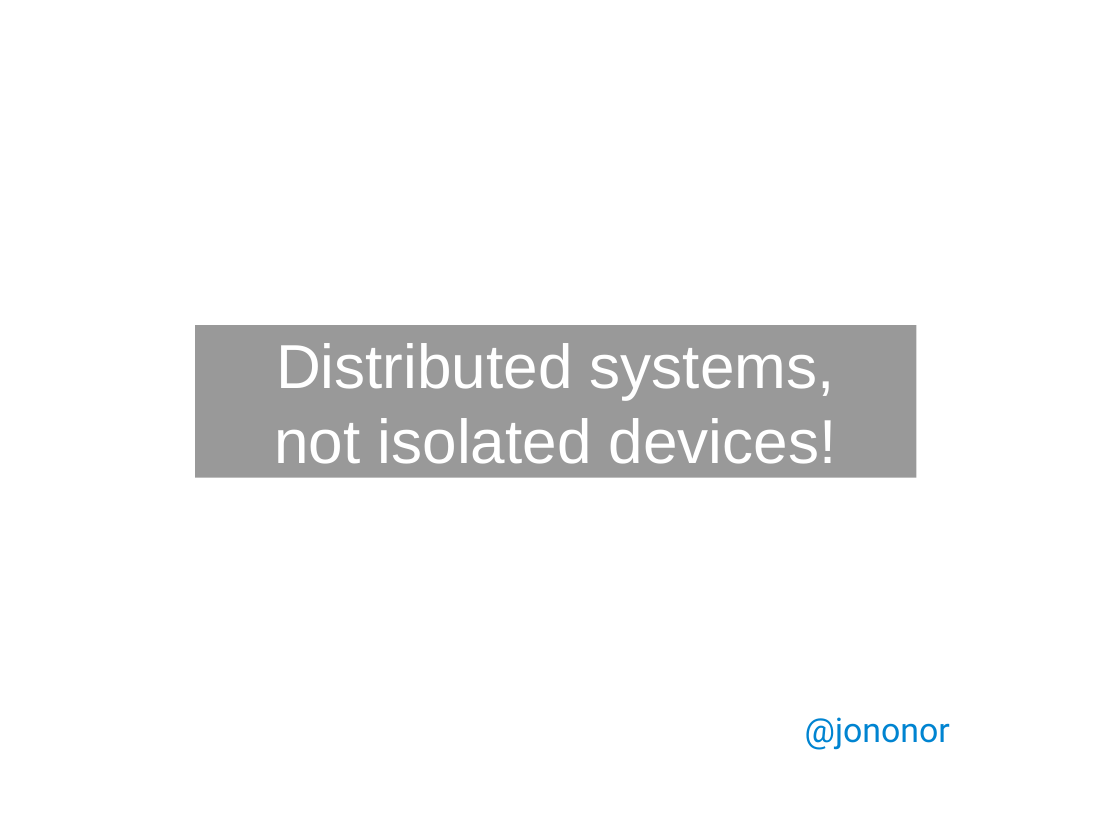
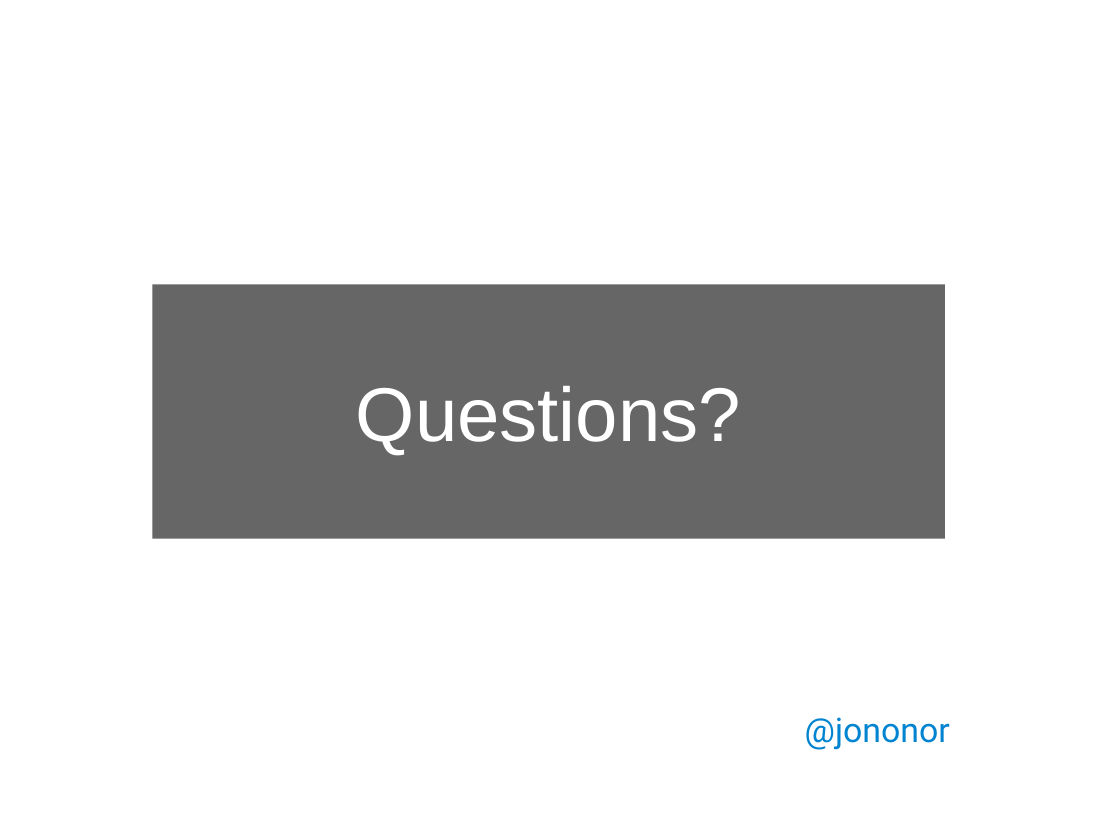
Before and after one commit to msgflo/msgflo, a slide deck: slide 11 of doc/fosdem2017/slides.odp (slide 9 before the commit). Drawn at 1120x840 pixels with LibreOffice and Linux fonts; fonts in the diff are those of the drawing; background and template pictures are left out. Boxes give left, top, right and bottom in pixels: in the first picture for what was removed or moved away, otherwise in the second. Text is boxed around its words. In the diff, an @@ line names an element or a change of style, - is before the commit and + after.

```diff
--- a/doc/fosdem2017/slides.odp
+++ b/doc/fosdem2017/slides.odp
@@ subtitle added at (152, 285, 945, 539), fill #000000 at 60% opacity, 54 pt, text #FFFFFF @@
+Questions?
@@ subtitle removed at (195, 325, 917, 478) @@
-Distributed systems,
-not isolated devices!
```
Also in this commit, not shown: 6 other slides changed, 7 slides added, 2 slides removed, 2 other files.
